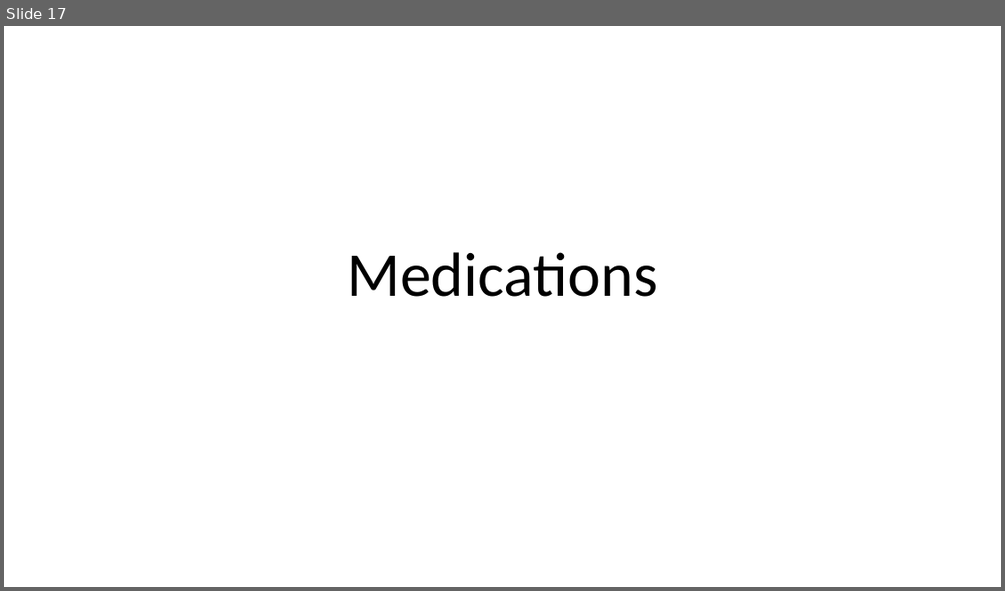
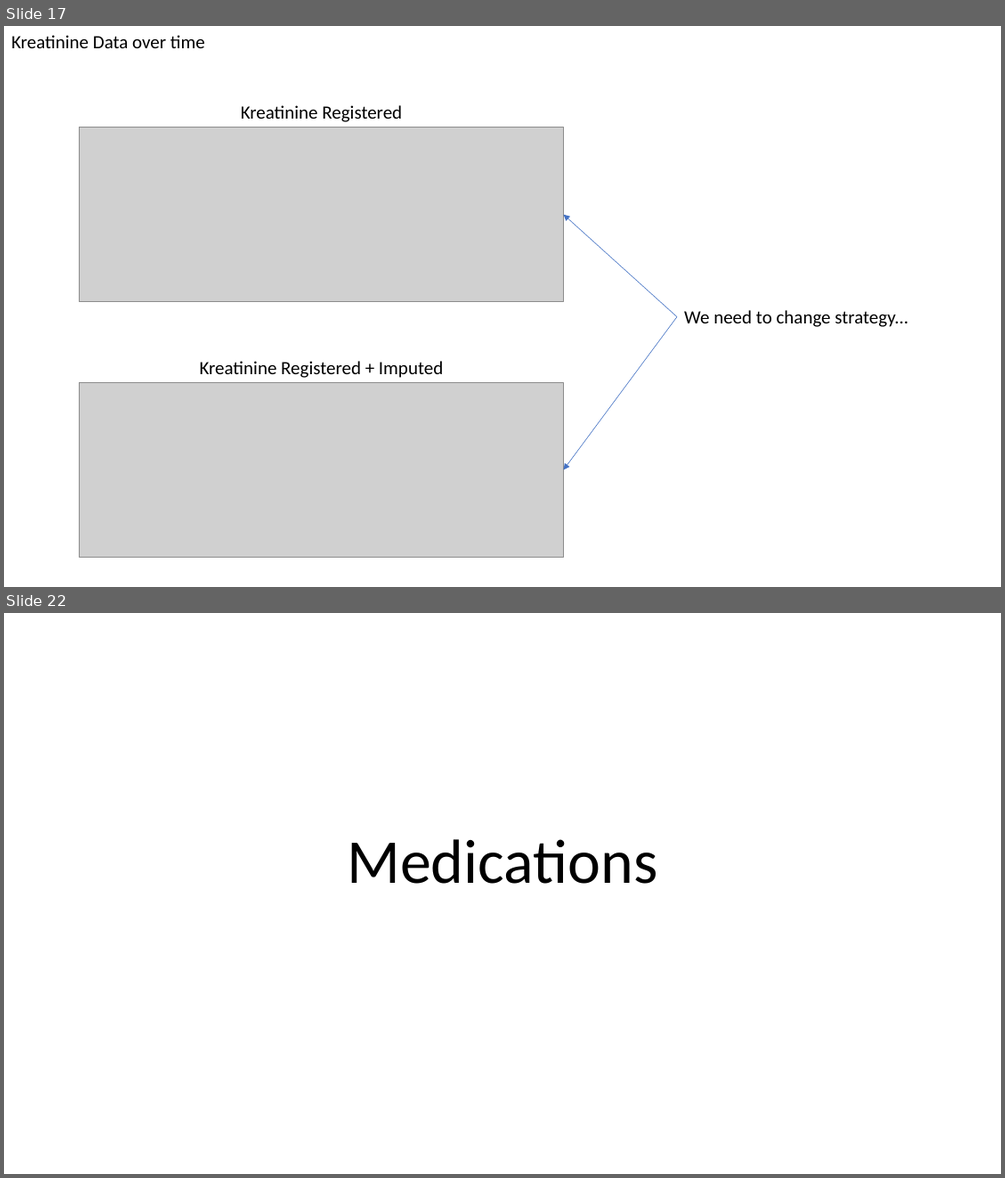
Before and after one commit to UPOD-datascience/ODIN, a slide deck: assets/ppt/data_exploration.pptx. Shown one above the other, each under a label of ours: slide 17 before the commit, slides 17 and 22 after it; the slides between them are not shown. The pictures are 1005x591 and 1005x1178 pixels, drawn with LibreOffice and Linux fonts; fonts in the diff are those of the drawing; grey boxes stand for pictures. Boxes give left, top, right and bottom in pixels: in the first picture for what was removed or moved away, otherwise in the second. Text is boxed around its words. In the diff, an @@ line names an element or a change of style, - is before the commit and + after.

Commit message:
new strategy set up

```diff
--- a/assets/ppt/data_exploration.pptx
+++ b/assets/ppt/data_exploration.pptx
@@ slide 17 added at (x1=4, y1=26, x2=1001, y2=587), background #FFFFFF @@
@@ text added at (x1=11, y1=35, x2=205, y2=48), 18 pt, text #000000 @@
+Kreatinine Data over time
@@ text added at (x1=241, y1=105, x2=402, y2=122), 18 pt, text #000000 @@
+Kreatinine Registered
@@ picture added at (x1=80, y1=127, x2=563, y2=301) @@
@@ arrow added from (677, 317) to (563, 215), #4472C4 0.5 pt @@
@@ arrow added from (677, 317) to (563, 469), #4472C4 0.5 pt @@
@@ text added at (x1=684, y1=310, x2=908, y2=327), 18 pt, text #000000 @@
+We need to change strategy...
@@ text added at (x1=200, y1=361, x2=443, y2=378), 18 pt, text #000000 @@
+Kreatinine Registered + Imputed
@@ picture added at (x1=80, y1=383, x2=563, y2=557) @@
@@ what was slide 17 is now slide 22 @@
```
Also in this commit, not shown: 2 slides changed, 5 other slides added, 1 slide removed, 2 other files.
